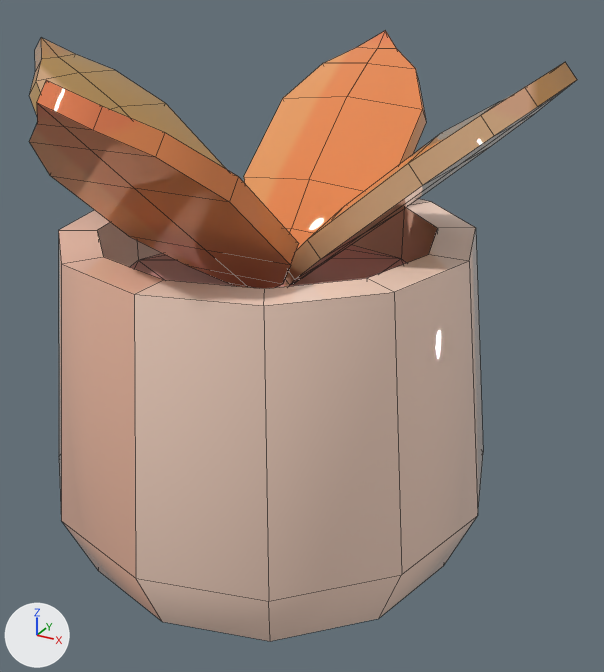
An edit to the FBX model Assets/Art/Model/Prop/Plant_Pot.fbx, drawn before and after from the same camera.
One viewpoint serves both versions: a camera (50 mm lens) standing at (0.2034, -0.3338, 0.2705) and looking at (0.0187, 0.002, 0.1027). Arrows for +X, +Y and +Z are at lower left; the lights stay in place. The older version comes first. Mesh edges are drawn as thin lines. Where no turn or scale is listed for an object, it has been applied to the vertices.

Before the edit, the objects in view are built like this:
```python
me_mesh = bpy.data.meshes.new('Mesh')
me_mesh.from_pydata(...)  # 220 vertices, 226 faces; spans x -0.136..0.136, y -0.138..0.138, z 0.0..0.238
me_mesh.materials.append(mat_01___default)  # picture img_color_pallet_png
ob_plant_pot = bpy.data.objects.new('Plant_Pot', me_mesh)
ob_plant_pot.location = (0.0, 0.0, 0.0)
```
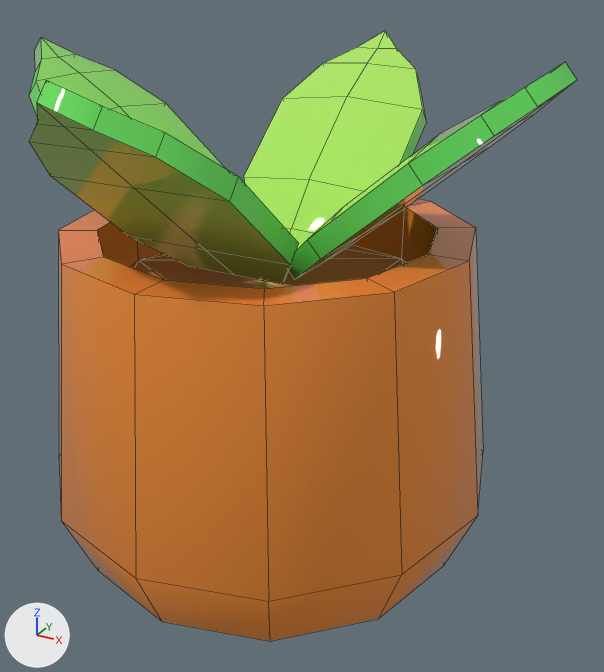
The newer file is also turned or shifted as a whole; pictures and numbers use the older file's frame.

What the commit changed:
me_mesh is used by ob_plant_pot; location (0.0, 0.0, 0.0).
me_mesh had 220 vertices, 226 faces and spanned x -0.136..0.136, y -0.138..0.138, z 0.0..0.238.
me_mesh now has 204 vertices, 194 faces and spans x -0.136..0.136, y -0.138..0.138, z 0.0..0.238.
Part 1, on me_mesh:
16 vertices are removed from x -0.018..0.018, y -0.019..0.019, z 0.124..0.133.
32 faces are deleted.
me_mesh part 2: 194 kept faces spanning x -0.136..0.136, y -0.138..0.138, z 0.0..0.238 get new texture (UV) coordinates.

Boxes (x1, y1, x2, y2) around the edits, measured in the pictures (604 x 672 px):
part 1 of me_mesh, deleted
    before: (191, 253, 339, 288)
part 2 of me_mesh, surface changed (beige to orange)
    both: (29, 30, 577, 641)
